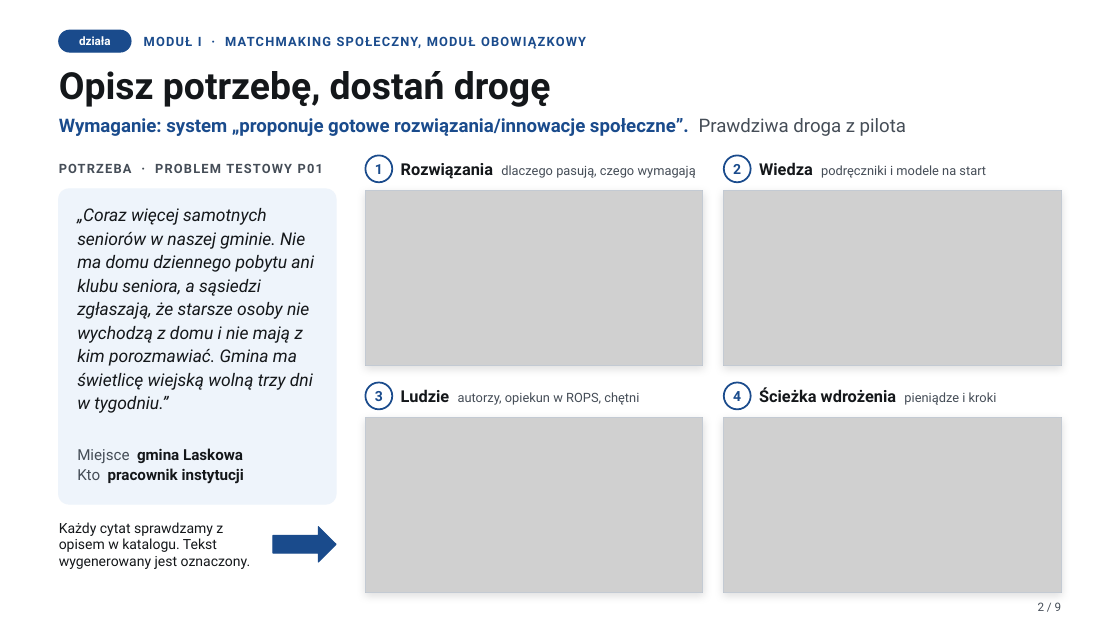
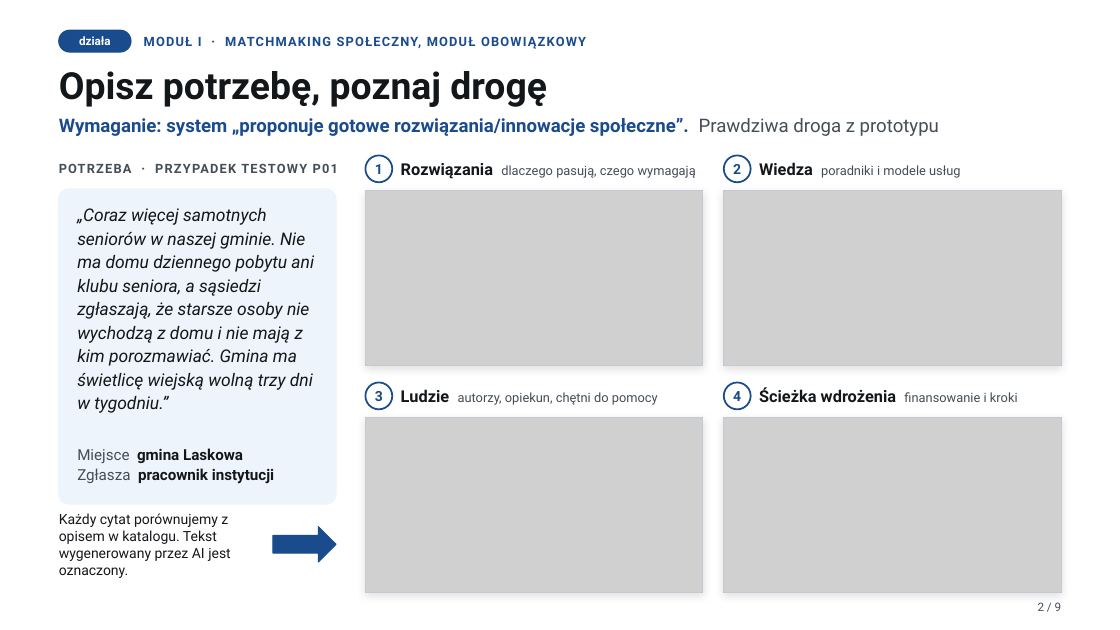
Before and after one commit to bobrovsky420/hackyeah2026, a slide deck: slide 2 of docs/presentation/presentation.pptx. Drawn at 1120x630 pixels with LibreOffice and Linux fonts; fonts in the diff are those of the drawing; grey boxes stand for pictures. Boxes give left, top, right and bottom in pixels: in the first picture for what was removed or moved away, otherwise in the second. Text is boxed around its words. In the diff, an @@ line names an element or a change of style, - is before the commit and + after.

```diff
--- a/docs/presentation/presentation.pptx
+++ b/docs/presentation/presentation.pptx
@@ text at [59,71,939,136]: text changed @@
-Opisz potrzebę, dostań drogę
-Wymaganie: system „proponuje gotowe rozwiązania/innowacje społeczne”. Prawdziwa droga z pilota
+Opisz potrzebę, poznaj drogę
+Wymaganie: system „proponuje gotowe rozwiązania/innowacje społeczne”. Prawdziwa droga z prototypu
@@ text at [59,163,338,173]: text changed @@
-POTRZEBA · PROBLEM TESTOWY P01
+POTRZEBA · PRZYPADEK TESTOWY P01
@@ text at [759,162,960,178]: text changed @@
-Wiedza podręczniki i modele na start
+Wiedza poradniki i modele usług
@@ text at [401,389,658,405]: text changed @@
-Ludzie autorzy, opiekun w ROPS, chętni
+Ludzie autorzy, opiekun, chętni do pomocy
@@ text at [759,387,1018,402]: text changed; size 14 to 11 pt; text colour #14171A to #454D57; bold off @@
-Ścieżka wdrożenia pieniądze i kroki
+Ścieżka wdrożenia finansowanie i kroki
@@ text at [77,468,274,484]: text changed @@
-Kto pracownik instytucji
+Zgłasza pracownik instytucji
@@ text at [59,513,231,578]: text changed @@
-Każdy cytat sprawdzamy z opisem w katalogu. Tekst wygenerowany jest oznaczony.
+Każdy cytat porównujemy z opisem w katalogu. Tekst wygenerowany przez AI jest oznaczony.
```
Also in this commit, not shown: 7 other slides changed, 5 other files.
